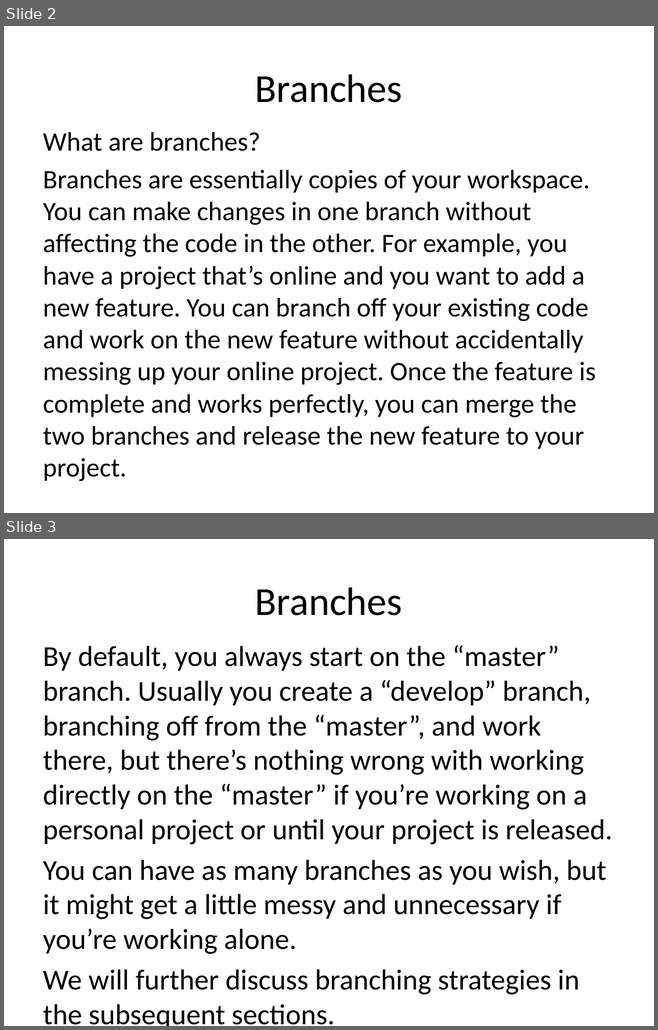
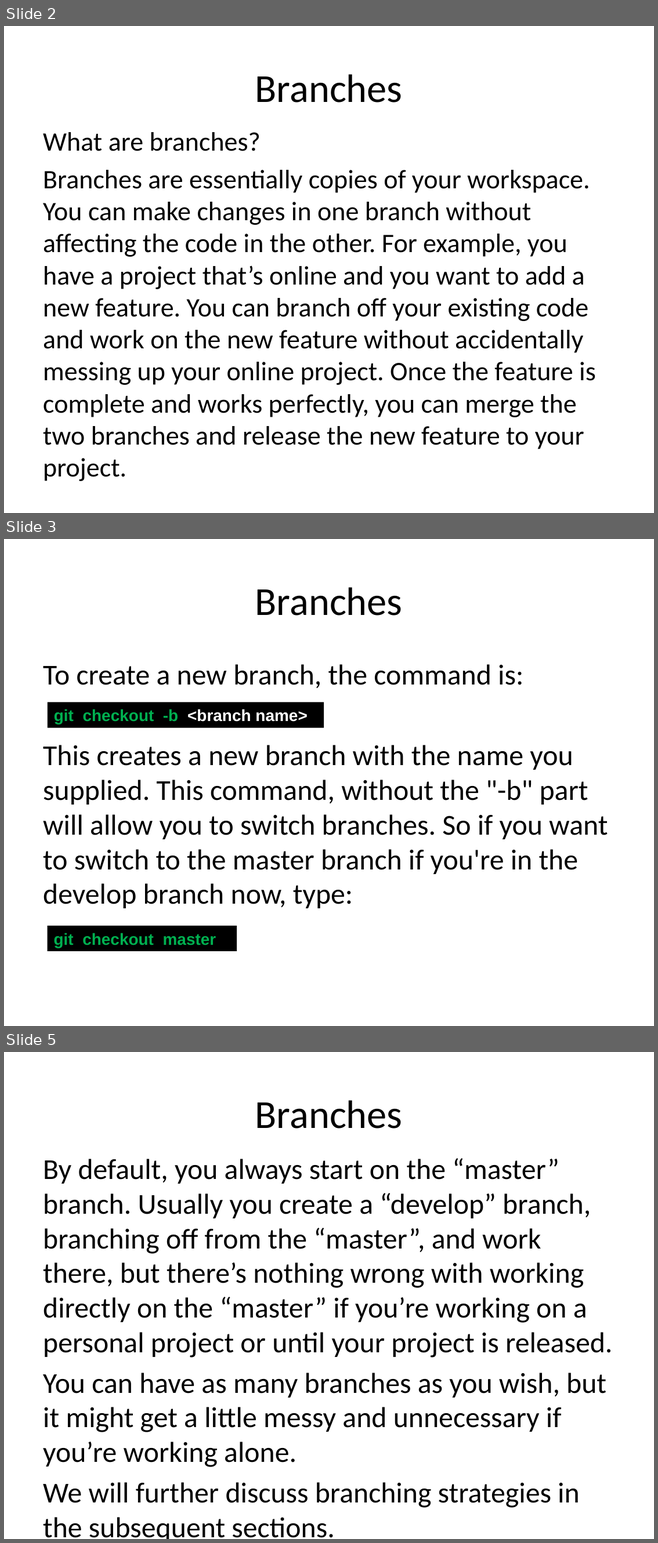
Before and after one commit to JaceTan/programming-notes, a slide deck: Branches.pptx. Shown one above the other, each under a label of ours: slides 2 and 3 before the commit, slides 2, 3 and 5 after it; the slides between them are not shown. The pictures are 658x1030 and 658x1543 pixels, drawn with LibreOffice and Linux fonts; fonts in the diff are those of the drawing. Boxes give left, top, right and bottom in pixels: in the first picture for what was removed or moved away, otherwise in the second. Text is boxed around its words. In the diff, an @@ line names an element or a change of style, - is before the commit and + after.

Commit message:
added New Branch, Switch Branch and Delete Branch parts

```diff
--- a/Branches.pptx
+++ b/Branches.pptx
@@ slide 3 added at [4, 539, 654, 1026], background #FFFFFF @@
@@ title added at [255, 587, 402, 616], 44 pt, text #000000 @@
+Branches
@@ text added at [43, 664, 607, 908], 32 pt, text #000000 @@
+To create a new branch, the command is:
+This creates a new branch with the name you supplied. This command, without the "-b" part will allow you to switch branches. So if you want to switch to the master branch if you're in the develop branch now, type:
@@ rectangle added at [48, 702, 324, 727], fill #000000, 18 pt, text #00B050, bold @@
+git checkout -b <branch name>
@@ rectangle added at [48, 925, 237, 951], fill #000000, 18 pt, text #00B050, bold @@
+git checkout master
@@ what was slide 3 is now slide 5 @@
```
Also in this commit, not shown: 1 other slide added.
